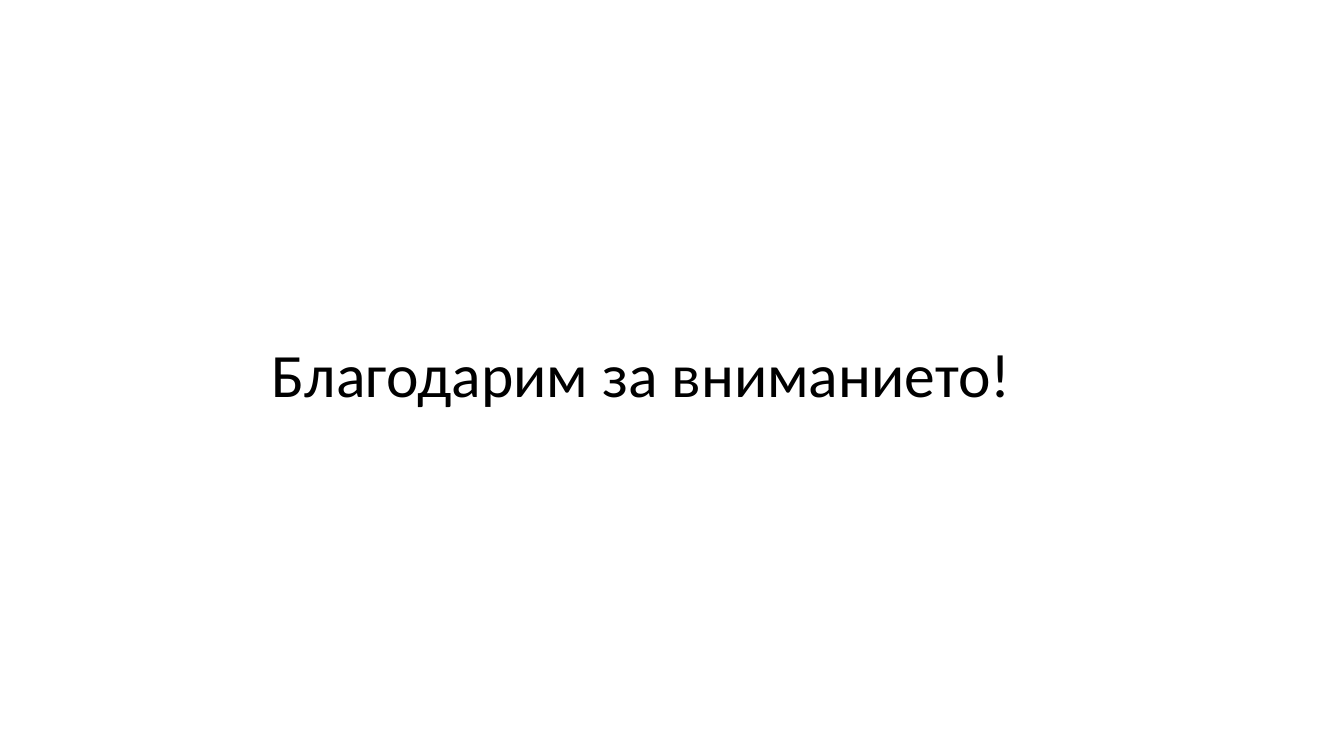
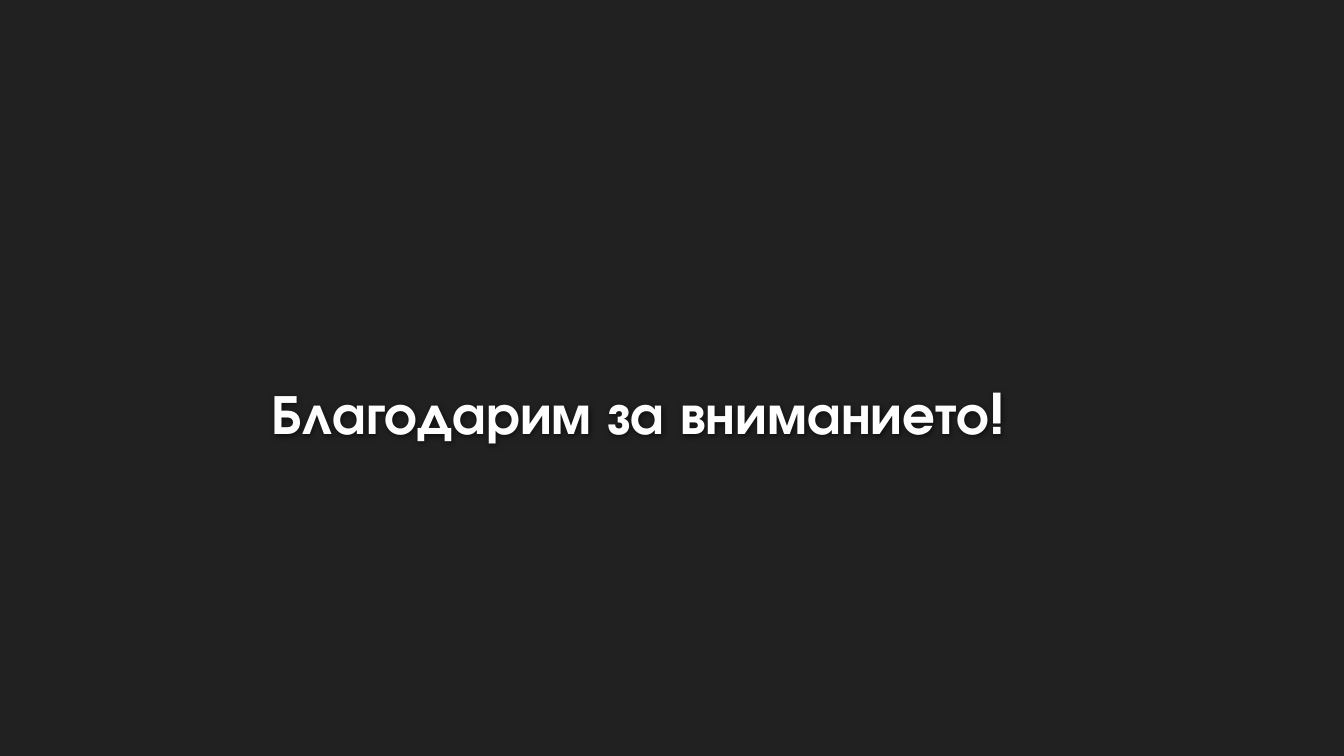
Before and after one commit to PSStefanov19/CBBA-6890, a slide deck: slide 6 of doc/Лабиринт.pptx (slide 5 before the commit). Drawn at 1344x756 pixels with LibreOffice and Linux fonts; fonts in the diff are those of the drawing; background and template pictures are left out. Boxes give left, top, right and bottom in pixels: in the first picture for what was removed or moved away, otherwise in the second. Text is boxed around its words. In the diff, an @@ line names an element or a change of style, - is before the commit and + after.

```diff
--- a/doc/Лабиринт.pptx
+++ b/doc/Лабиринт.pptx
@@ background #FFFFFF to #212121 @@
@@ title "Благодарим за вниманието!" at [272,396,989,444]: size 44 to 40 pt, font Calibri to TeX Gyre Adventor, text colour #000000 to #FEFEFE, bold on; line spacing 0.9 to 1; vertical alignment middle to bottom @@
```
Also in this commit, not shown: 4 other slides changed, 1 slide added, 1 other file.
